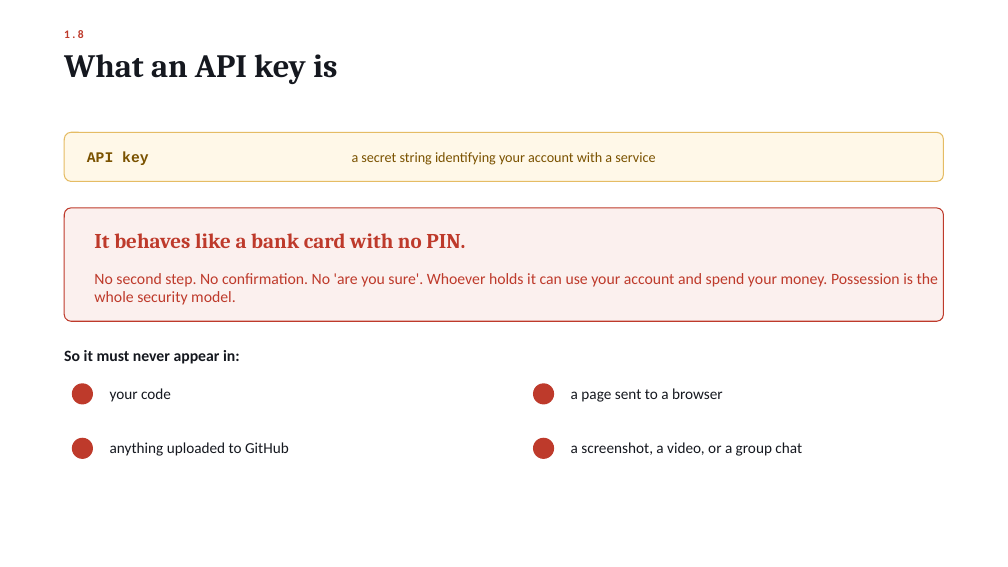
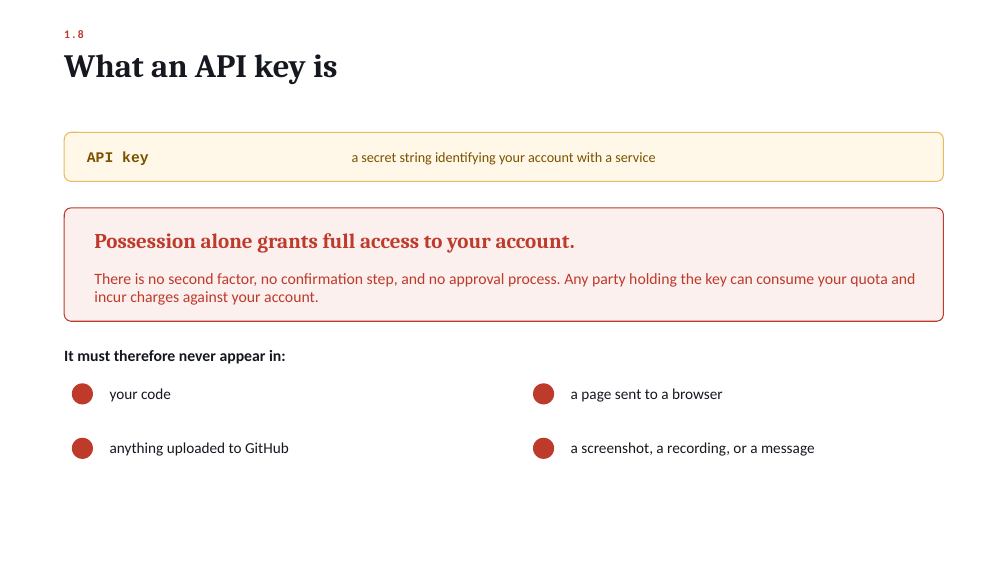
Before and after one commit to Shamsu3100/demon-, a slide deck: slide 18 of Nexus_Workshop_Deck.pptx. Drawn at 1008x567 pixels with LibreOffice and Linux fonts; fonts in the diff are those of the drawing. Boxes give left, top, right and bottom in pixels: in the first picture for what was removed or moved away, otherwise in the second. Text is boxed around its words. In the diff, an @@ line names an element or a change of style, - is before the commit and + after.

```diff
--- a/Nexus_Workshop_Deck.pptx
+++ b/Nexus_Workshop_Deck.pptx
@@ text at [94,233,575,253]: text changed @@
-It behaves like a bank card with no PIN.
+Possession alone grants full access to your account.
@@ text at [94,273,915,305]: text changed @@
-No second step. No confirmation. No 'are you sure'. Whoever holds it can use your account and spend your money. Possession is the whole security model.
+There is no second factor, no confirmation step, and no approval process. Any party holding the key can consume your quota and incur charges against your account.
@@ text at [64,350,286,364]: text changed @@
-So it must never appear in:
+It must therefore never appear in:
@@ text at [571,442,815,456]: text changed @@
-a screenshot, a video, or a group chat
+a screenshot, a recording, or a message
```
Also in this commit, not shown: 27 other slides changed, 3 slides added, 1 slide removed, 5 other files.
